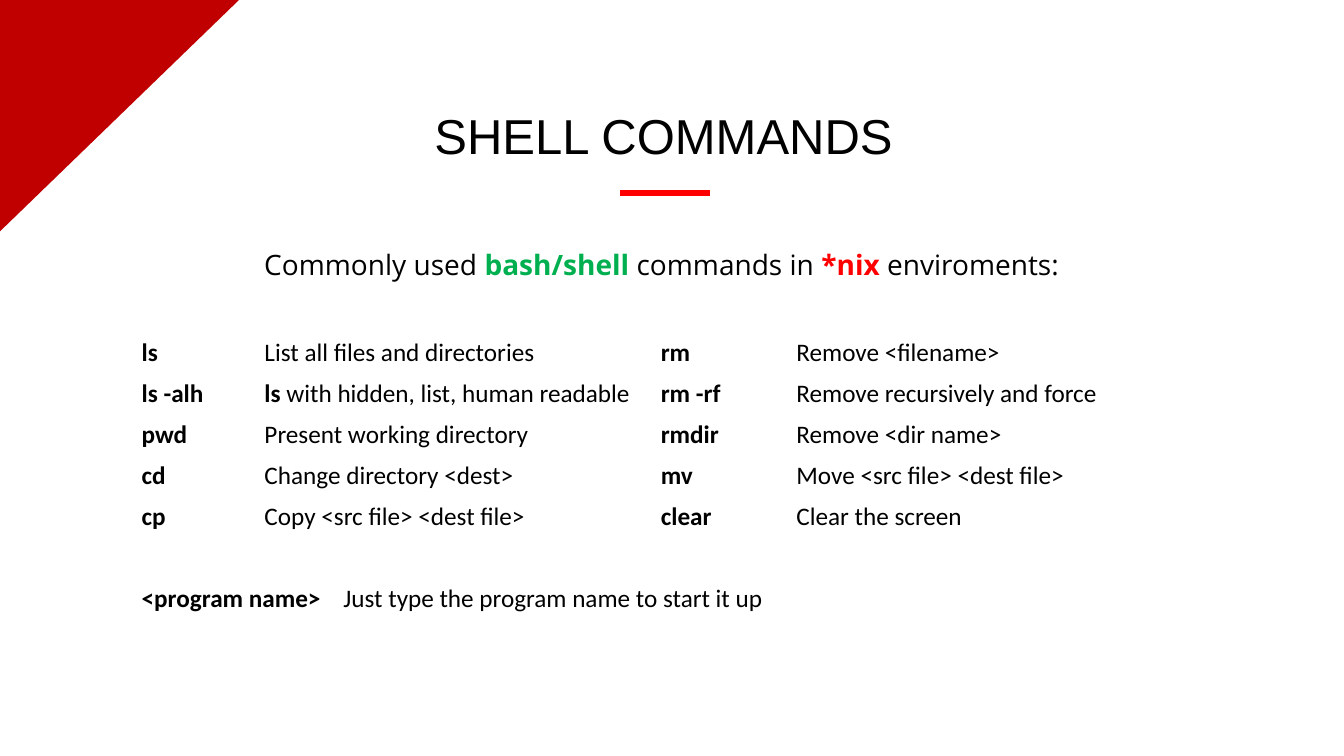
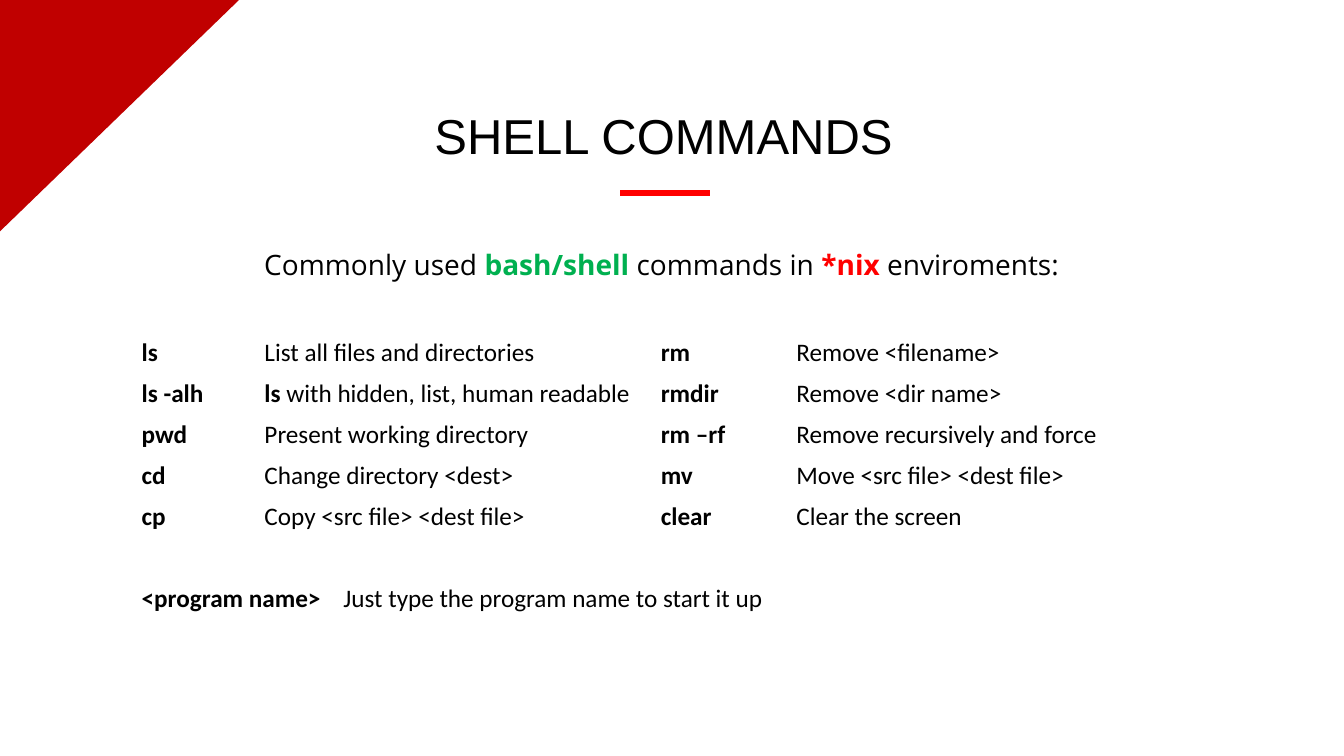
Before and after one commit to evermight/fullstack-training, a slide deck: slide 3 of crash-course/20230624-shell-js-python-php/shell.pptx. Drawn at 1344x756 pixels with LibreOffice and Linux fonts; fonts in the diff are those of the drawing; background and template pictures are left out. Boxes give left, top, right and bottom in pixels: in the first picture for what was removed or moved away, otherwise in the second. Text is boxed around its words. In the diff, an @@ line names an element or a change of style, - is before the commit and + after.

```diff
--- a/crash-course/20230624-shell-js-python-php/shell.pptx
+++ b/crash-course/20230624-shell-js-python-php/shell.pptx
@@ table at (132, 333, 1214, 619) @@
-row 2, column 3: rm -rf
+row 2, column 3: rmdir
-row 2, column 4: Remove recursively and force
+row 2, column 4: Remove <dir name>
-row 3, column 3: rmdir
+row 3, column 3: rm –rf
-row 3, column 4: Remove <dir name>
+row 3, column 4: Remove recursively and force
```
Also in this commit, not shown: 4 other files.
